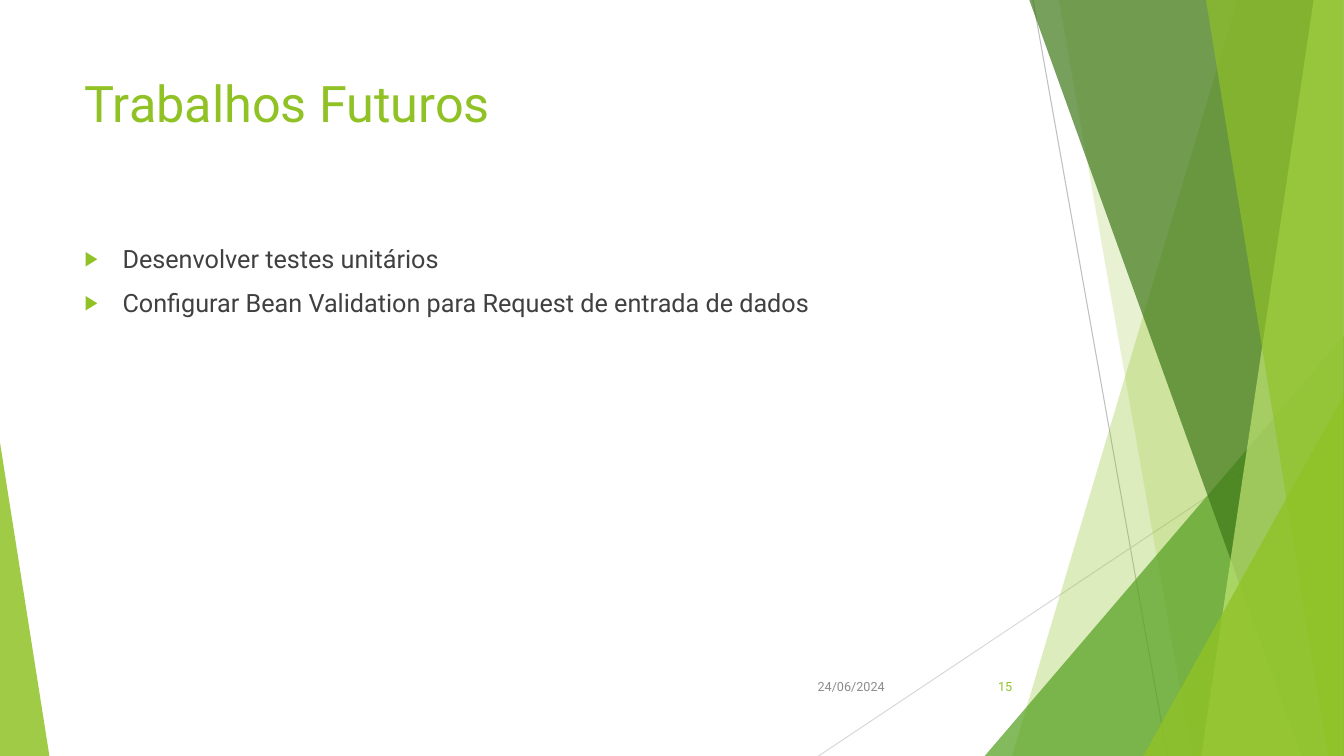
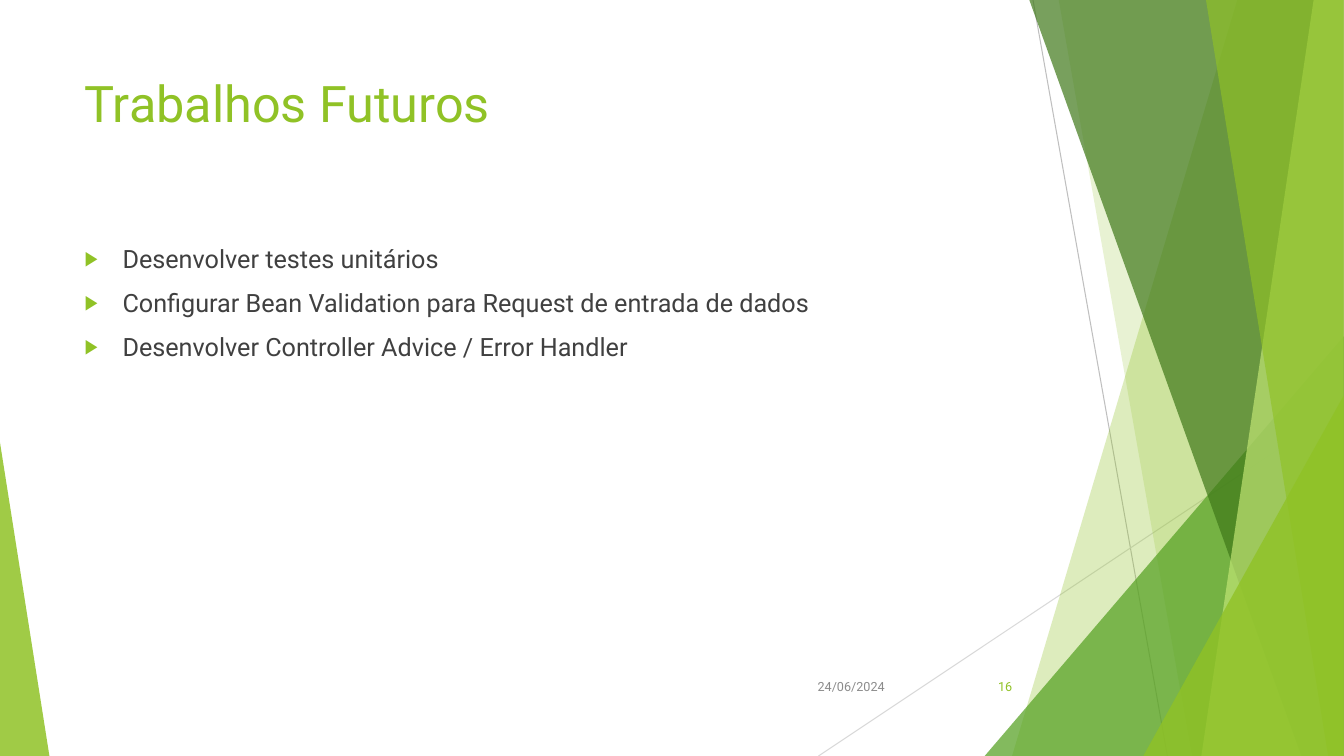
Before and after one commit to evertongodoy/senac-db, a slide deck: slide 16 of presentation/Senac.pptx (slide 15 before the commit). Drawn at 1344x756 pixels with LibreOffice and Linux fonts; fonts in the diff are those of the drawing. Boxes give left, top, right and bottom in pixels: in the first picture for what was removed or moved away, otherwise in the second. Text is boxed around its words. In the diff, an @@ line names an element or a change of style, - is before the commit and + after.

Commit message:
ppt updated

```diff
--- a/presentation/Senac.pptx
+++ b/presentation/Senac.pptx
@@ text at <box>123,337,628,357</box>: paragraph added @@
+▶ Desenvolver Controller Advice / Error Handler
@@ page number at <box>998,682,1012,691</box>: text changed @@
-15
+16
```
Also in this commit, not shown: 1 slide added.
